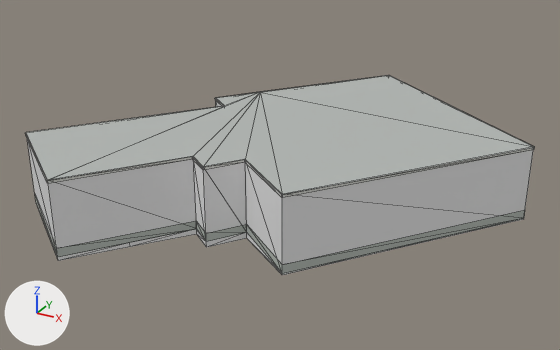
The glTF model public/models/buildings/osm-way-49773519.glb as it was, and as the next commit left it.
The view is the same before and after, from a 50 mm lens placed at (14.2, -24.8, 13.8), pointed at (0.0, 0.9, 1.0). The lights are fixed; the arrows at lower left show +X, +Y and +Z. The picture after the commit comes second. Mesh edges are drawn as thin lines. Where no turn or scale is listed for an object, it has been applied to the vertices. Vertices at exactly the same position are counted once.

Before the edit, the objects in view are built like this:
```python
ob_reality_49773519_near_reality_concrete_plinth = bpy.data.objects.new('reality 49773519 near reality concrete plinth', me_reality_49773519_near_reality_concrete_plinth)
ob_reality_49773519_near_reality_concrete_plinth.location = (0.0, 0.0, 0.0)
ob_reality_49773519_near_reality_flat_weathered_roof = bpy.data.objects.new('reality 49773519 near reality flat weathered roof', me_reality_49773519_near_reality_flat_weathered_roof)
ob_reality_49773519_near_reality_flat_weathered_roof.location = (0.0, 0.0, 0.0)
ob_reality_49773519_near_reality_pale_aluminum_sill = bpy.data.objects.new('reality 49773519 near reality pale aluminum sill', me_reality_49773519_near_reality_pale_aluminum_sill)
ob_reality_49773519_near_reality_pale_aluminum_sill.location = (0.0, 0.0, 0.0)
# also in view: 'reality 49773519 near reality aged pale plaster' at (0.4, 1.3, 1.5); 'building foundation 49773519' at (0.4, 1.3, -0.1)
```
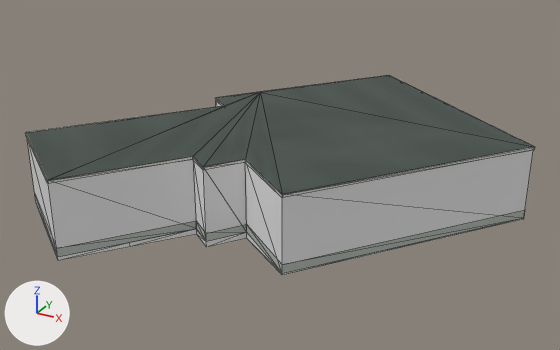
The change, as a list of edits to the scene's bpy script:
```text
Add img_roof_color:
    img_roof_color = load_image('roof-color', 'textures/1de3d7bb6546b7423004abcc0fb627c4d0c6ad03316b21d76a93f9bf4f470ca6.png', 256, 256, 'sRGB')
Change mat_reality_flat_weathered_roof:
    remove mat_reality_flat_weathered_roof.base_color = (0.451, 0.475, 0.455)  # grey #b3b7b4
    add mat_reality_flat_weathered_roof.texture = img_roof_color
Change me_reality_49773519_near_reality_pale_aluminum_sill:
    used by ob_reality_49773519_near_reality_pale_aluminum_sill; location = (0.0, 0.0, 0.0)
    remove me_reality_49773519_near_reality_pale_aluminum_sill.from_pydata(...)  # 44 vertices, 22 faces; spans x -8.5..9.4, y -7.4..10.0, z 2.9..3.0
    add me_reality_49773519_near_reality_pale_aluminum_sill.from_pydata(...)  # 55 vertices, 44 faces; spans x -8.5..9.4, y -7.4..10.0, z 2.9..3.0
    me_reality_49773519_near_reality_pale_aluminum_sill part 1
    19 faces are deleted
    11 vertices are added at x -8.5..9.4, y -7.4..10.0, z 3.0
    41 new faces join them
```

Where the change shows, as pixel boxes (x1, y1, x2, y2) in the pictures (560 x 350 px):
'reality 49773519 near reality flat weathered roof', surface changed (darker): (27, 75, 533, 194) in both
part 1 of me_reality_49773519_near_reality_pale_aluminum_sill, built on: (26, 75, 535, 197) in both
